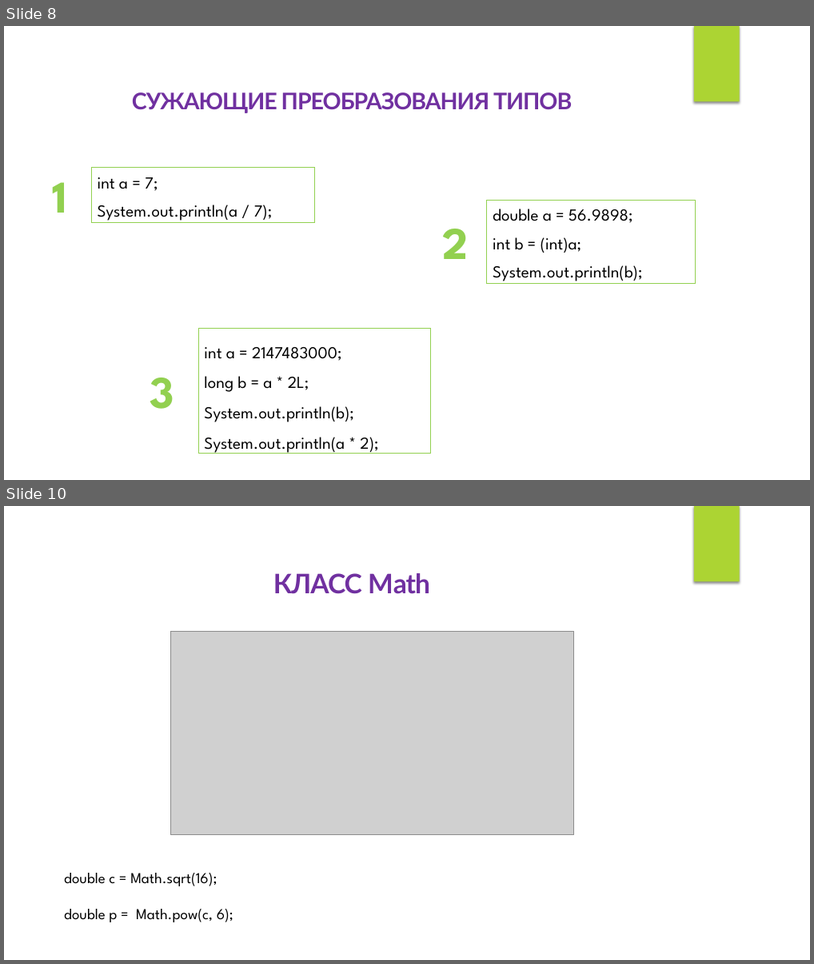
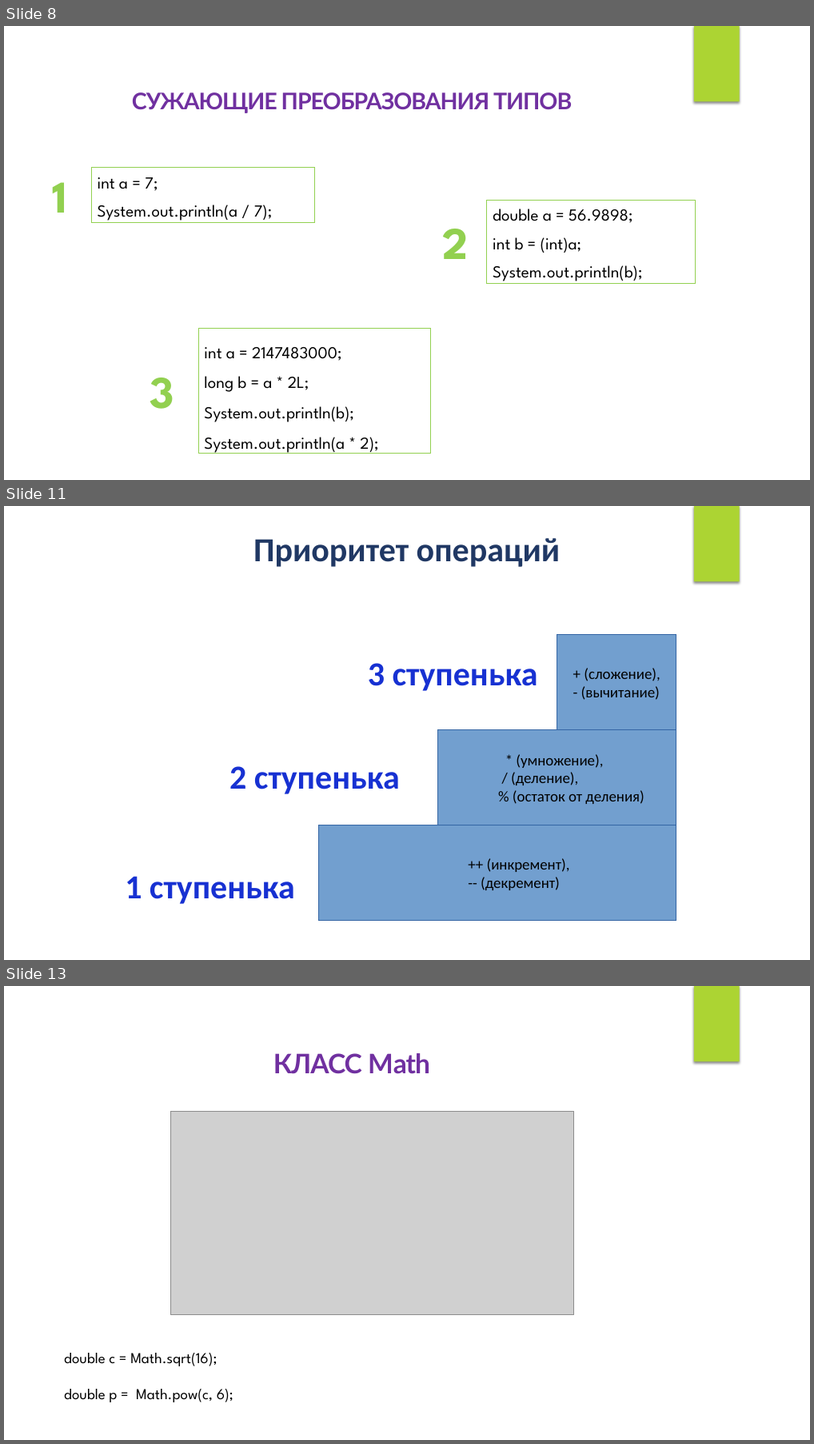
Before and after one commit to IriEfremova/LessonsCube, a slide deck: Samsung/Lesson3/Operation.pptx. Shown one above the other, each under a label of ours: slides 8 and 10 before the commit, slides 8, 11 and 13 after it; the slides between them are not shown. The pictures are 814x964 and 814x1444 pixels, drawn with LibreOffice and Linux fonts; fonts in the diff are those of the drawing; grey boxes stand for pictures. Boxes give left, top, right and bottom in pixels: in the first picture for what was removed or moved away, otherwise in the second. Text is boxed around its words. In the diff, an @@ line names an element or a change of style, - is before the commit and + after.

```diff
--- a/Samsung/Lesson3/Operation.pptx
+++ b/Samsung/Lesson3/Operation.pptx
@@ slide 11 added at (x1=4, y1=506, x2=810, y2=960), background #FFFFFF; not listed: 1 template element that a slide beside it also shows @@
@@ text added at (x1=254, y1=538, x2=561, y2=567), 40 pt, text #203864, bold @@
+Приоритет операций
@@ rectangle added at (x1=558, y1=635, x2=677, y2=730), fill #729FCF, outline #3465A4 0.75 pt, 18 pt, text #000000 @@
++ (сложение),
+- (вычитание)
@@ text added at (x1=368, y1=663, x2=538, y2=691), 40 pt, text #1731D2, bold @@
+3 ступенька
@@ rectangle added at (x1=438, y1=730, x2=677, y2=825), fill #729FCF, outline #3465A4 0.75 pt, 18 pt, text #000000 @@
+* (умножение),
+/ (деление),
+% (остаток от деления)
@@ text added at (x1=230, y1=766, x2=400, y2=794), 40 pt, text #1731D2, bold @@
+2 ступенька
@@ rectangle added at (x1=319, y1=825, x2=676, y2=920), fill #729FCF, outline #3465A4 0.75 pt, 18 pt, text #000000 @@
+++ (инкремент),
+-- (декремент)
@@ text added at (x1=125, y1=876, x2=295, y2=904), 40 pt, text #1731D2, bold @@
+1 ступенька
@@ what was slide 10 is now slide 13 @@
```
Also in this commit, not shown: 1 slide changed, 15 other slides added, 12 slides removed, 1 other file.
